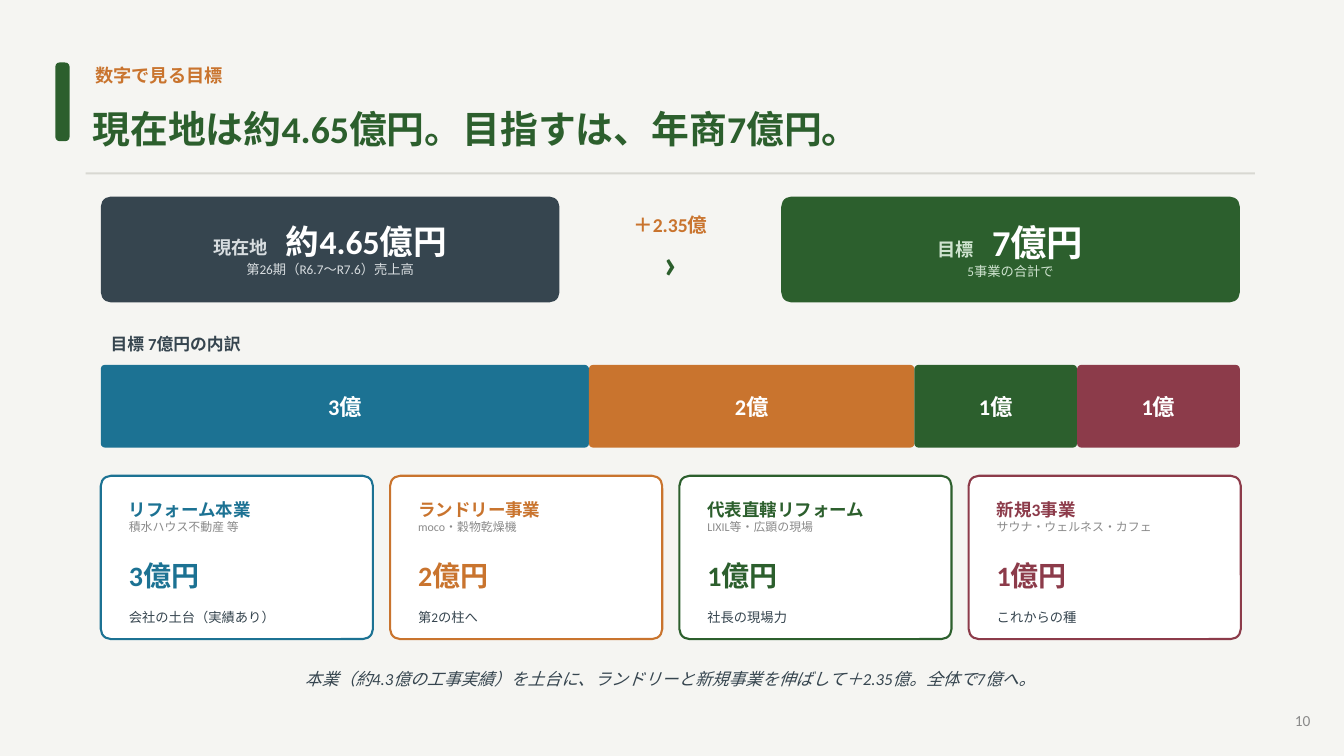
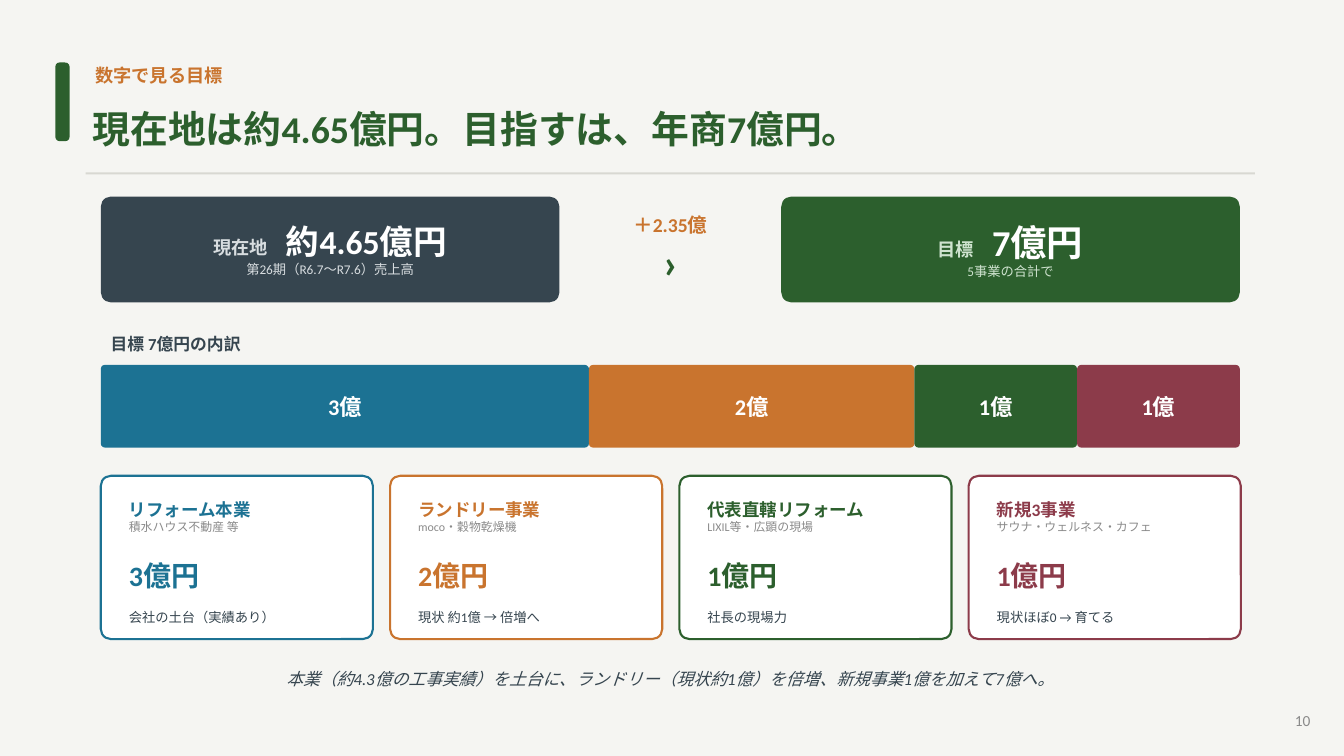
Before and after one commit to hiroaki-hab/test-repo-my-first-codex-smart-support-dev, a slide deck: slide 10 of 光和工業_ビジョン資料.pptx. Drawn at 1344x756 pixels with LibreOffice and Linux fonts; fonts in the diff are those of the drawing. Boxes give left, top, right and bottom in pixels: in the first picture for what was removed or moved away, otherwise in the second. Text is boxed around its words. In the diff, an @@ line names an element or a change of style, - is before the commit and + after.

```diff
--- a/光和工業_ビジョン資料.pptx
+++ b/光和工業_ビジョン資料.pptx
@@ text at [418,611,540,623]: text changed @@
-第2の柱へ
+現状 約1億 → 倍増へ
@@ text at [997,611,1115,623]: text changed @@
-これからの種
+現状ほぼ0 → 育てる
@@ text at [286,671,1054,687]: text changed @@
-本業（約4.3億の工事実績）を土台に、ランドリーと新規事業を伸ばして＋2.35億。全体で7億へ。
+本業（約4.3億の工事実績）を土台に、ランドリー（現状約1億）を倍増、新規事業1億を加えて7億へ。
```
Also in this commit, not shown: 4 other slides changed, 1 slide added, 13 other files.
